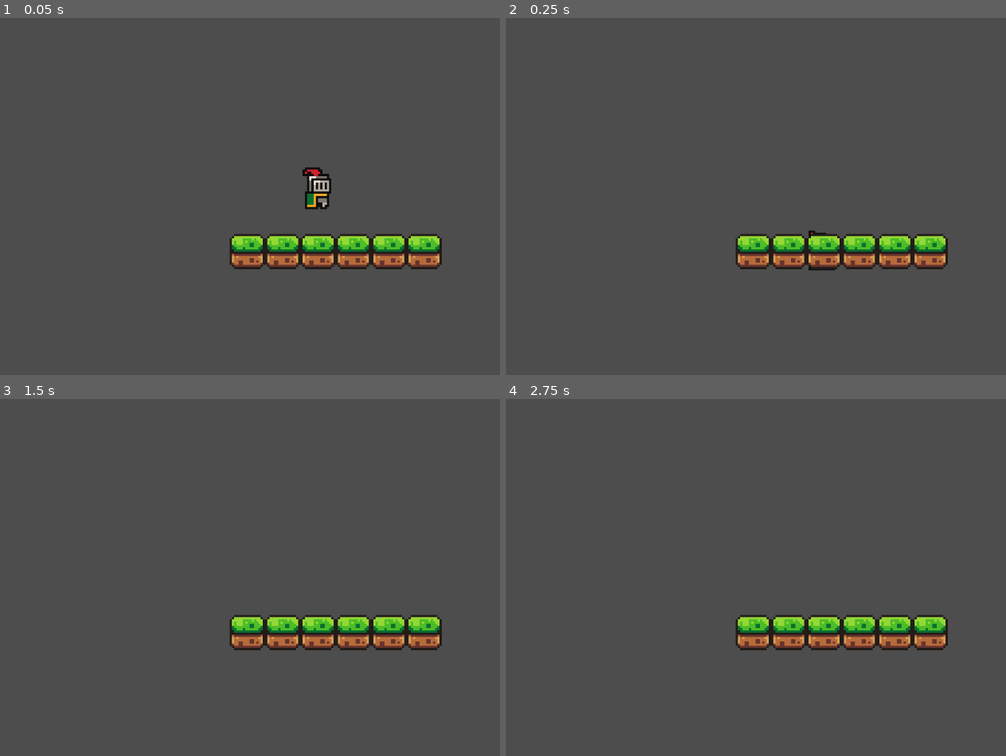
Above: before the commit, frames 1-4 (two rows, left to right).
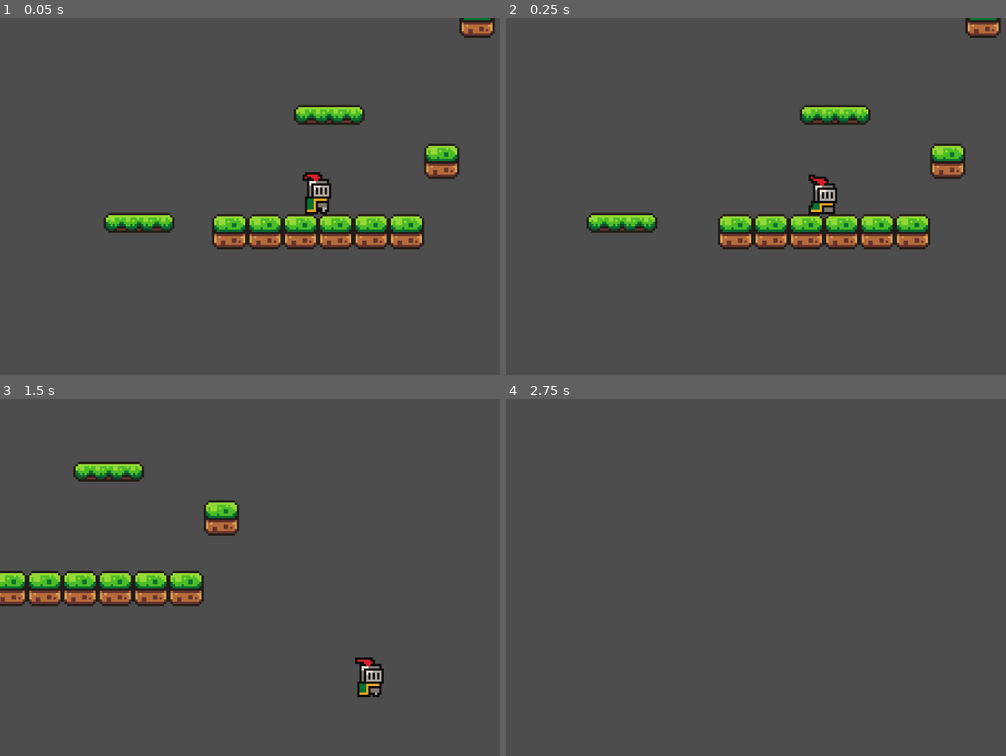
Above: after the commit, the same moments.

Repository: henspy/campfireofficial
Game: Godot game, scene res://scenes/game.tscn
Same seed, same stepped clock (60 frames per second), same inputs: the game is played once before the commit and once after it.
Inputs:
- Up to frame 1 (0.05 s): no input
- Up to frame 2 (0.25 s): no input
- Up to frame 3 (1.5 s): tap Enter (ui_accept) at 0.5, 0.77 s; hold Right (ui_right) from 0.53 s (still down)
- Up to frame 4 (2.75 s): tap Enter (ui_accept) at 1.52 s; release Right (ui_right) at 2.03 s; hold Left (ui_left) from 2.03 s (still down)

The runs differ from the first frame. In frame 1, 9.4% of the frame differs, in the area x 20-99%, y 0-71%; in frame 2, 9.4%; in frame 3, 9.8%, in the area x 0-89%, y 17-84%; in frame 4, 4.0%.

Commit message:
Added Platforms

Diff:
--- a/scenes/game.tscn
+++ b/scenes/game.tscn
@@ -1,52 +1,91 @@
-[gd_scene load_steps=5 format=3 uid="uid://c87gl3pqgjrtn"]
+[gd_scene load_steps=9 format=4 uid="uid://c87gl3pqgjrtn"]
 
 [ext_resource type="PackedScene" uid="uid://ceaej05hcks8" path="res://scenes/player.tscn" id="1_uwrxv"]
 [ext_resource type="Texture2D" uid="uid://bkfcu2bwi5q07" path="res://assets/sprites/world_tileset.png" id="2_yqjtg"]
+[ext_resource type="PackedScene" uid="uid://dla8tygbmux1o" path="res://scenes/platform.tscn" id="3_lnu2h"]
 
 [sub_resource type="TileSetAtlasSource" id="TileSetAtlasSource_lnu2h"]
 texture = ExtResource("2_yqjtg")
 0:0/0 = 0
+0:0/0/physics_layer_0/polygon_0/points = PackedVector2Array(-8, -8, 8, -8, 8, 8, -8, 8)
 1:0/0 = 0
+1:0/0/physics_layer_0/polygon_0/points = PackedVector2Array(-8, -8, 8, -8, 8, 8, -8, 8)
 2:0/0 = 0
+2:0/0/physics_layer_0/polygon_0/points = PackedVector2Array(-8, -8, 8, -8, 8, 8, -8, 8)
 3:0/0 = 0
+3:0/0/physics_layer_0/polygon_0/points = PackedVector2Array(-8, -8, 8, -8, 8, 8, -8, 8)
 4:0/0 = 0
+4:0/0/physics_layer_0/polygon_0/points = PackedVector2Array(-8, -8, 8, -8, 8, 8, -8, 8)
 5:0/0 = 0
+5:0/0/physics_layer_0/polygon_0/points = PackedVector2Array(-8, -8, 8, -8, 8, 8, -8, 8)
 6:0/0 = 0
+6:0/0/physics_layer_0/polygon_0/points = PackedVector2Array(-8, -8, 8, -8, 8, 8, -8, 8)
 7:0/0 = 0
+7:0/0/physics_layer_0/polygon_0/points = PackedVector2Array(-8, -8, 8, -8, 8, 8, -8, 8)
 8:0/0 = 0
+8:0/0/physics_layer_0/polygon_0/points = PackedVector2Array(-8, -8, 8, -8, 8, 8, -8, 8)
 9:0/0 = 0
+9:0/0/physics_layer_0/polygon_0/points = PackedVector2Array(-8, -6.2950544, 8, -8, 8, -1.4388695, -8, 0.17985916)
 10:0/0 = 0
+10:0/0/physics_layer_0/polygon_0/points = PackedVector2Array(-8, -6.2950544, 8, -6.115196, 8, 1.2590122, -8, 1.2590122)
 11:0/0 = 0
+11:0/0/physics_layer_0/polygon_0/points = PackedVector2Array(-8, -6.2950544, 8, -6.115196, 8, 1.2590122, -8, 1.2590122)
 0:1/0 = 0
+0:1/0/physics_layer_0/polygon_0/points = PackedVector2Array(-8, -8, 8, -8, 8, 8, -8, 8)
 1:1/0 = 0
+1:1/0/physics_layer_0/polygon_0/points = PackedVector2Array(-8, -8, 8, -8, 8, 8, -8, 8)
 2:1/0 = 0
+2:1/0/physics_layer_0/polygon_0/points = PackedVector2Array(-8, -8, 8, -8, 8, 8, -8, 8)
 3:1/0 = 0
+3:1/0/physics_layer_0/polygon_0/points = PackedVector2Array(-8, -8, 8, -8, 8, 8, -8, 8)
 4:1/0 = 0
+4:1/0/physics_layer_0/polygon_0/points = PackedVector2Array(-8, -8, 8, -8, 8, 8, -8, 8)
 5:1/0 = 0
+5:1/0/physics_layer_0/polygon_0/points = PackedVector2Array(-8, -8, 8, -8, 8, 8, -8, 8)
 6:1/0 = 0
+6:1/0/physics_layer_0/polygon_0/points = PackedVector2Array(-8, -8, 8, -8, 8, 8, -8, 8)
 7:1/0 = 0
+7:1/0/physics_layer_0/polygon_0/points = PackedVector2Array(-8, -8, 8, -8, 8, 8, -8, 8)
 8:1/0 = 0
+8:1/0/physics_layer_0/polygon_0/points = PackedVector2Array(-8, -8, 8, -8, 8, 8, -8, 8)
 9:1/0 = 0
+9:1/0/physics_layer_0/polygon_0/points = PackedVector2Array(-8, -8, 8, -5.935337, 8, 0.17985916, -8, -1.4388695)
 10:1/0 = 0
+10:1/0/physics_layer_0/polygon_0/points = PackedVector2Array(-8, -6.2950544, 8, -6.115196, 8, 1.2590122, -8, 1.2590122)
 11:1/0 = 0
+11:1/0/physics_layer_0/polygon_0/points = PackedVector2Array(-8, -6.2950544, 8, -8, 8, -1.4388695, -8, 0.17985916)
 0:2/0 = 0
+0:2/0/physics_layer_0/polygon_0/points = PackedVector2Array(-8, -8, 8, -8, 8, 8, -8, 8)
 1:2/0 = 0
+1:2/0/physics_layer_0/polygon_0/points = PackedVector2Array(-8, -8, 8, -8, 8, 8, -8, 8)
 2:2/0 = 0
+2:2/0/physics_layer_0/polygon_0/points = PackedVector2Array(-8, -8, 8, -8, 8, 8, -8, 8)
 3:2/0 = 0
+3:2/0/physics_layer_0/polygon_0/points = PackedVector2Array(-8, -8, 8, -8, 8, 8, -8, 8)
 4:2/0 = 0
+4:2/0/physics_layer_0/polygon_0/points = PackedVector2Array(-8, -8, 8, -8, 8, 8, -8, 8)
 5:2/0 = 0
+5:2/0/physics_layer_0/polygon_0/points = PackedVector2Array(-8, -8, 8, -8, 8, 8, -8, 8)
 6:2/0 = 0
+6:2/0/physics_layer_0/polygon_0/points = PackedVector2Array(-8, -8, 8, -8, 8, 8, -8, 8)
 7:2/0 = 0
+7:2/0/physics_layer_0/polygon_0/points = PackedVector2Array(-8, -8, 8, -8, 8, 8, -8, 8)
 8:2/0 = 0
+8:2/0/physics_layer_0/polygon_0/points = PackedVector2Array(-8, -8, 8, -8, 8, 8, -8, 8)
 9:2/0 = 0
+9:2/0/physics_layer_0/polygon_0/points = PackedVector2Array(-8, -8, 8, -5.935337, 8, 0.17985916, -8, -1.4388695)
 10:2/0 = 0
+10:2/0/physics_layer_0/polygon_0/points = PackedVector2Array(-8, -6.2950544, 8, -6.115196, 8, 1.2590122, -8, 1.2590122)
 11:2/0 = 0
+11:2/0/physics_layer_0/polygon_0/points = PackedVector2Array(-8, -6.2950544, 8, -8, 8, -1.4388695, -8, 0.17985916)
 0:3/0 = 0
 1:3/0 = 0
 2:3/0 = 0
+2:3/0/physics_layer_0/polygon_0/points = PackedVector2Array(-8, -8, 8, -8, 8, 8, -8, 8)
 5:3/0 = 0
 6:3/0 = 0
 7:3/0 = 0
+7:3/0/physics_layer_0/polygon_0/points = PackedVector2Array(-8, -8, 8, -8, 8, 8, -8, 8)
 8:3/0 = 0
 9:3/0 = 0
 0:4/0 = 0
@@ -54,6 +93,7 @@
 5:4/0 = 0
 6:4/0 = 0
 7:4/0 = 0
+7:4/0/physics_layer_0/polygon_0/points = PackedVector2Array(-8, -8, 8, -8, 8, 8, -8, 8)
 8:4/0 = 0
 9:4/0 = 0
 0:5/0 = 0
@@ -127,18 +167,75 @@
 2:4/0 = 0
 
 [sub_resource type="TileSet" id="TileSet_lbhrr"]
+physics_layer_0/collision_layer = 1
 sources/0 = SubResource("TileSetAtlasSource_lnu2h")
 
+[sub_resource type="Animation" id="Animation_lnu2h"]
+resource_name = "move"
+length = 2.0
+loop_mode = 2
+tracks/0/type = "value"
+tracks/0/imported = false
+tracks/0/enabled = true
+tracks/0/path = NodePath(".:position")
+tracks/0/interp = 1
+tracks/0/loop_wrap = true
+tracks/0/keys = {
+"times": PackedFloat32Array(0, 2),
+"transitions": PackedFloat32Array(1, 1),
+"update": 0,
+"values": [Vector2(-32, 52), Vector2(-138, 52)]
+}
+
+[sub_resource type="Animation" id="Animation_lbhrr"]
+length = 0.001
+tracks/0/type = "value"
+tracks/0/imported = false
+tracks/0/enabled = true
+tracks/0/path = NodePath(".:position")
+tracks/0/interp = 1
+tracks/0/loop_wrap = true
+tracks/0/keys = {
+"times": PackedFloat32Array(0),
+"transitions": PackedFloat32Array(1),
+"update": 0,
+"values": [Vector2(-32, 52)]
+}
+
+[sub_resource type="AnimationLibrary" id="AnimationLibrary_iywne"]
+_data = {
+&"RESET": SubResource("Animation_lbhrr"),
+&"move": SubResource("Animation_lnu2h")
+}
+
 [node name="game" type="Node2D"]
-
-[node name="Player" parent="." instance=ExtResource("1_uwrxv")]
-position = Vector2(40, 36)
-
-[node name="Camera2D" type="Camera2D" parent="."]
-position = Vector2(40, 31)
-zoom = Vector2(4, 4)
 
 [node name="TileMap" type="TileMap" parent="."]
 tile_set = SubResource("TileSet_lbhrr")
 format = 2
-layer_0/tile_data = PackedInt32Array(196608, 0, 0, 196609, 0, 0, 196611, 0, 0, 196612, 0, 0, 196610, 0, 0, 196613, 0, 0)
+layer_0/tile_data = PackedInt32Array(262133, 0, 0, 262132, 0, 0)
+
+[node name="Layer1" type="TileMapLayer" parent="TileMap"]
+use_parent_material = true
+tile_map_data = PackedByteArray("AAAAAAMAAAAAAAAAAAABAAMAAAAAAAAAAAADAAMAAAAAAAAAAAAEAAMAAAAAAAAAAAACAAMAAAAAAAAAAAAFAAMAAAAAAAAAAAAGAAEAAAAAAAAAAAAHAP3/AAAAAAAAAAA=")
+tile_set = SubResource("TileSet_lbhrr")
+
+[node name="Player" parent="." instance=ExtResource("1_uwrxv")]
+position = Vector2(48, 48)
+
+[node name="Camera2D" type="Camera2D" parent="Player"]
+position = Vector2(0, -8)
+zoom = Vector2(4, 4)
+position_smoothing_enabled = true
+
+[node name="Platform 1" parent="." instance=ExtResource("3_lnu2h")]
+position = Vector2(53, 3)
+
+[node name="Platform 2" parent="." instance=ExtResource("3_lnu2h")]
+position = Vector2(-32, 52)
+
+[node name="AnimationPlayer" type="AnimationPlayer" parent="Platform 2"]
+libraries = {
+&"": SubResource("AnimationLibrary_iywne")
+}
+autoplay = "move"
--- /dev/null
+++ b/scenes/platform.tscn
@@ -0,0 +1,17 @@
+[gd_scene load_steps=3 format=3 uid="uid://dla8tygbmux1o"]
+
+[ext_resource type="Texture2D" uid="uid://duagugv7qqq01" path="res://assets/sprites/platforms.png" id="1_ba0x2"]
+
+[sub_resource type="RectangleShape2D" id="RectangleShape2D_nlgqw"]
+size = Vector2(32, 8)
+
+[node name="Platform" type="AnimatableBody2D"]
+
+[node name="Sprite2D" type="Sprite2D" parent="."]
+texture = ExtResource("1_ba0x2")
+region_enabled = true
+region_rect = Rect2(16, 0, 32, 9)
+
+[node name="CollisionShape2D" type="CollisionShape2D" parent="."]
+shape = SubResource("RectangleShape2D_nlgqw")
+one_way_collision = true
--- a/scenes/player.tscn
+++ b/scenes/player.tscn
@@ -39,10 +39,12 @@
 "speed": 10.0
 }]
 
-[sub_resource type="CircleShape2D" id="CircleShape2D_fjrip"]
-radius = 5.0
+[sub_resource type="CapsuleShape2D" id="CapsuleShape2D_g2els"]
+radius = 6.5
+height = 15.0
 
 [node name="Player" type="CharacterBody2D"]
+z_index = 5
 script = ExtResource("1_g2els")
 
 [node name="AnimatedSprite2D" type="AnimatedSprite2D" parent="."]
@@ -52,5 +54,5 @@
 autoplay = "idle"
 
 [node name="CollisionShape2D" type="CollisionShape2D" parent="."]
-position = Vector2(0, -5)
-shape = SubResource("CircleShape2D_fjrip")
+position = Vector2(-0.5, -7.5)
+shape = SubResource("CapsuleShape2D_g2els")
